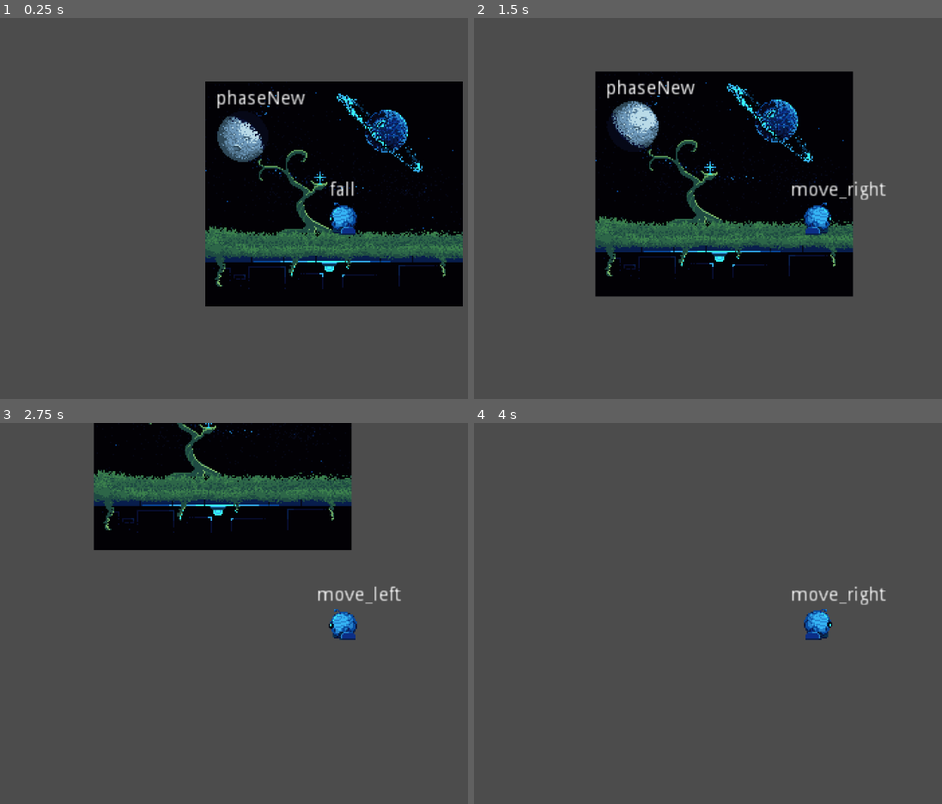
Above: before the commit, frames 1-4 (two rows, left to right).
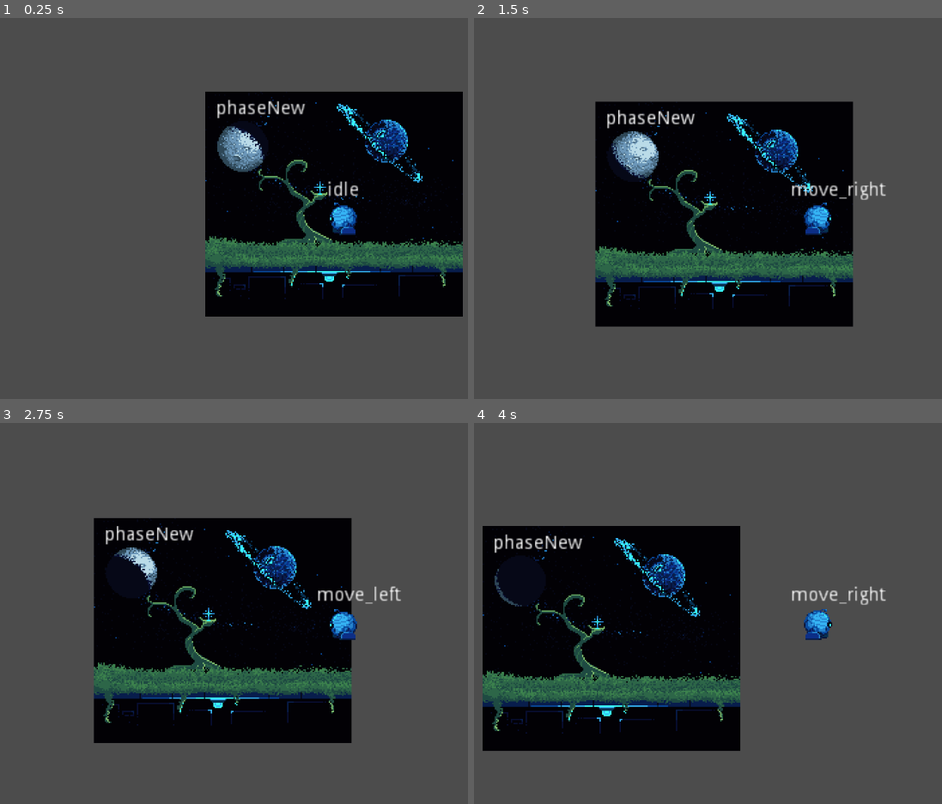
Above: after the commit, the same moments.

Repository: GeekzGamingz/Myunjoule
Game: Godot game, scene res://source/Levels/Level_Debug.tscn
Two runs of this game, one before a commit and one after it. Both use one fixed random seed, a clock stepped at 60 frames per second and the inputs below.
Inputs:
- Up to frame 1 (0.25 s): no input
- Up to frame 2 (1.5 s): hold W (move_forward, bound only after the commit) 0.53-1.28 s; hold D (move_right) from 0.53 s (still down); tap E (activate) at 1.35 s
- Up to frame 3 (2.75 s): tap W (move_forward, bound only after the commit) at 1.52, 1.55, 1.82 s; release D (move_right) at 2.03 s; hold A (move_left) from 2.03 s (still down); hold W (move_forward, bound only after the commit) from 2.03 s (still down)
- Up to frame 4 (4 s): release A (move_left) at 2.78 s; release W (move_forward, bound only after the commit) at 2.78 s; hold D (move_right) from 2.78 s (still down); tap E (activate) at 2.85 s; tap W (move_forward, bound only after the commit) at 3.02, 3.05, 3.32 s; hold W (move_forward, bound only after the commit) from 3.53 s (still down)

The runs differ from the first frame. In frame 1, 12% of the frame differs, in the area x 43-99%, y 16-79%; in frame 2, 22%; in frame 3, 42%, in the area x 20-76%, y 0-85%; in frame 4, 32%.

Commit message:
Scaffolding Z movement

Diff:
--- a/project.godot
+++ b/project.godot
@@ -126,6 +126,16 @@
 "events": [ Object(InputEventKey,"resource_local_to_scene":false,"resource_name":"","device":0,"alt":false,"shift":false,"control":false,"meta":false,"command":false,"pressed":false,"scancode":0,"physical_scancode":68,"unicode":0,"echo":false,"script":null)
  ]
 }
+move_forward={
+"deadzone": 0.5,
+"events": [ Object(InputEventKey,"resource_local_to_scene":false,"resource_name":"","device":0,"alt":false,"shift":false,"control":false,"meta":false,"command":false,"pressed":false,"scancode":0,"physical_scancode":87,"unicode":0,"echo":false,"script":null)
+ ]
+}
+move_backward={
+"deadzone": 0.5,
+"events": [ Object(InputEventKey,"resource_local_to_scene":false,"resource_name":"","device":0,"alt":false,"shift":false,"control":false,"meta":false,"command":false,"pressed":false,"scancode":0,"physical_scancode":83,"unicode":0,"echo":false,"script":null)
+ ]
+}
 activate={
 "deadzone": 0.5,
 "events": [ Object(InputEventKey,"resource_local_to_scene":false,"resource_name":"","device":0,"alt":false,"shift":false,"control":false,"meta":false,"command":false,"pressed":false,"scancode":0,"physical_scancode":69,"unicode":0,"echo":false,"script":null)
--- a/source/Actors/Actor.gd
+++ b/source/Actors/Actor.gd
@@ -15,3 +15,8 @@
 export(float, 0, 1, 0.01)  var acceleration_step  := 0.15
 export(float, 0, 1, 0.01)  var friction           := 0.6
 export(float, 0, 1, 0.005) var friction_step      := 0.235
+
+var z_speed = 1
+var z_layers = 10
+
+var scalar = 0.01
--- a/source/Actors/Player/Player.gd
+++ b/source/Actors/Player/Player.gd
@@ -12,6 +12,8 @@
 
 var move_dir: int = 0
 var old_move_dir: int = 0
+var z_move_dir: int = 0
+var old_z_move_dir: int = 0
 var snap: Vector2 = Vector2.DOWN
 #-------------------------------------------------------------------------------------------------#
 #Ready Method
@@ -24,13 +26,34 @@
 
 func handle_move_input() -> void:
 	old_move_dir = move_dir
+	old_z_move_dir = z_move_dir
+	print(z_move_dir)
 	move_dir = -int(Input.is_action_pressed("move_left")) + int(Input.is_action_pressed("move_right"))
-
+	# Make a z_move_dir var, to determine if W or S are being pressed
+	z_move_dir = -int(Input.is_action_pressed("move_forward")) + int(Input.is_action_pressed("move_backward"))
 	# Accel/Decel
 	if move_dir != 0:
 		motion.x = lerp(motion.x, move_dir * max_speed, lerp(0.0, max_acceleration, acceleration_step))
 	else:
 		motion.x = lerp(motion.x, 0, lerp(0.0, friction, friction_step))
 
+	if z_move_dir != 0:
+		motion.y = 0
+		# Add logic here to adjust the z-index, collision layers, y position, and scale
+		# Let's start with a single pixel encapsulating a single collision layer
+		print("Setting Y motion")
+		motion.y += z_move_dir * 10
+		# So far, my main issue is trying to clamp the vertical movement.
+		# We may need to define a point in each level/area and I will say,
+		# "You can go 50 pixels (probably more, maybe less) from the Y position of this point"
+		pass
+	else:
+		# Yes, just to see how it feels. Prioritize the base movement first, though.
+		# Still gotta set y to 0 here, regardless, so when we stop pressing either
+		# direction we don't preserve the movement
+		motion.y = 0
+		pass
+
 func apply_movement() -> void:
+	print(motion)
 	motion = move_and_slide_with_snap(motion, snap, Vector2.UP, true, 4, deg2rad(45), false)
--- a/source/Actors/Player/Player.tscn
+++ b/source/Actors/Player/Player.tscn
@@ -107,5 +107,3 @@
 tree_root = SubResource( 2 )
 anim_player = NodePath("../SpritePlayer")
 parameters/playback = SubResource( 3 )
-
-[node name="RayCast2D" type="RayCast2D" parent="."]
--- a/source/Actors/Player/PlayerFSM.gd
+++ b/source/Actors/Player/PlayerFSM.gd
@@ -15,9 +15,11 @@
 #Ready
 func _ready() -> void:
 	stateAdd("idle")
-	stateAdd("fall")
+	# stateAdd("fall")
 	stateAdd("move_left")
 	stateAdd("move_right")
+	stateAdd("move_forward")
+	stateAdd("move_backward")
 	# Set the starting state
 	call_deferred("stateSet",states.idle)
 
@@ -38,7 +40,7 @@
 #State Machine
 #State Logistics
 func stateLogic(delta):
-	parent.apply_gravity(delta)
+	# parent.apply_gravity(delta)
 	parent.handle_move_input()
 	parent.apply_movement()
 
@@ -53,11 +55,11 @@
 				return states.move_left
 			if parent.move_dir > 0:
 				return states.move_right
-			if not parent.is_on_floor():
-				return states.fall
-		states.fall:
-			if parent.is_on_floor():
-				return states.idle
+#			if not parent.is_on_floor():
+#				return states.fall
+#		states.fall:
+#			if parent.is_on_floor():
+#				return states.idle
 		states.move_left:
 			if parent.move_dir == 0:
 				return states.idle
